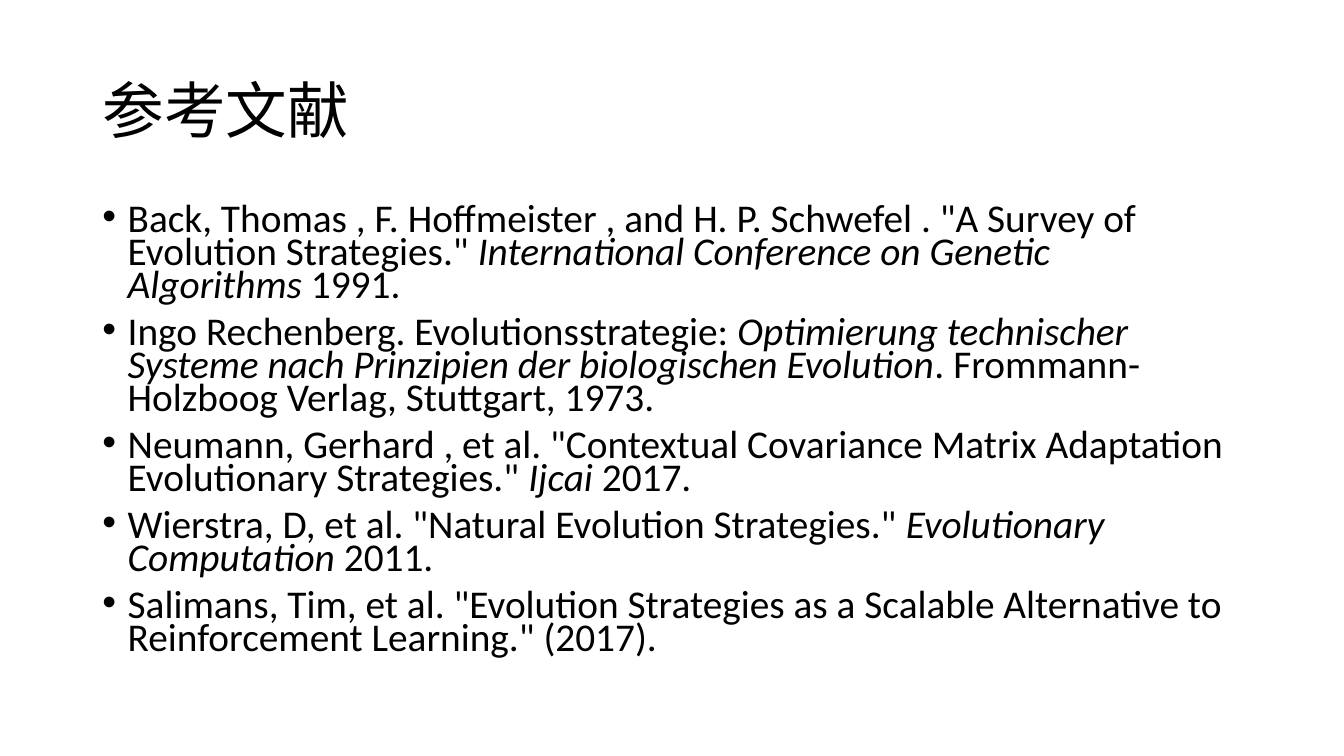
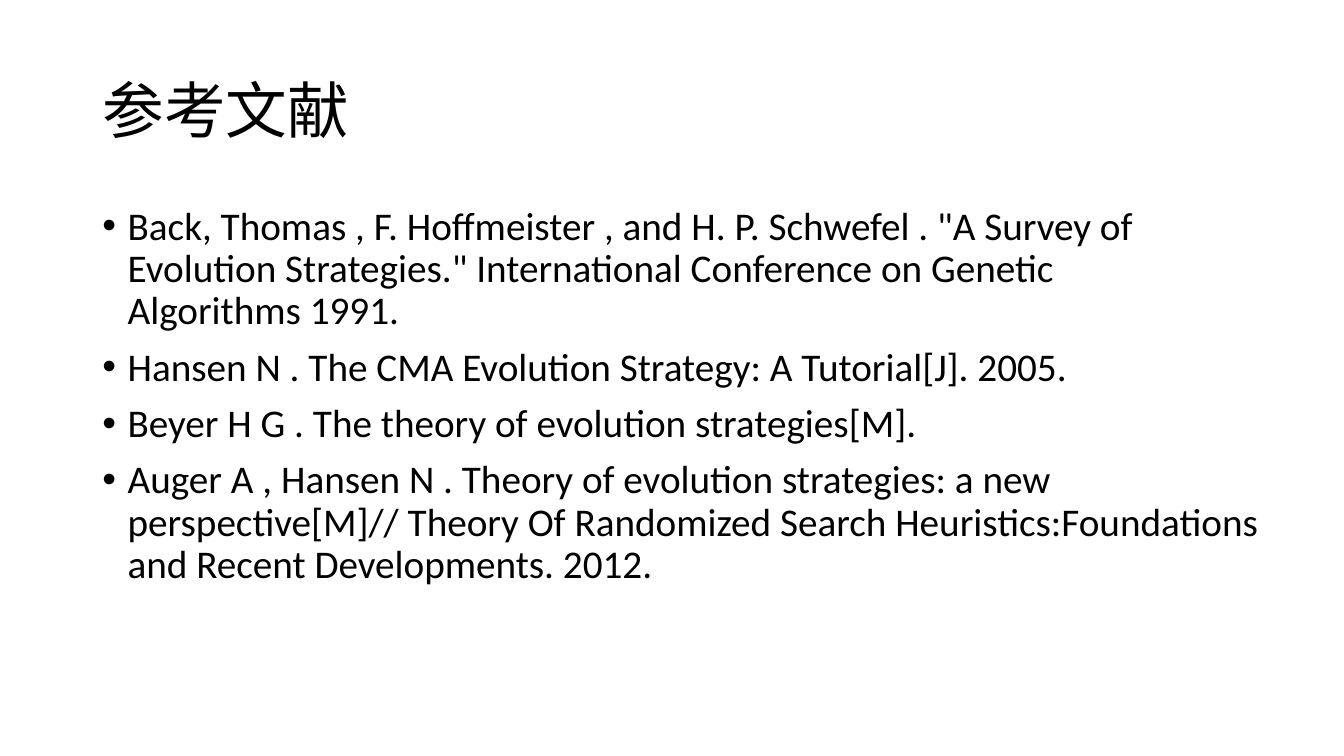
Before and after one commit to likaihz/EAS, a slide deck: slide 17 of LuTao—ES/slides.pptx (slide 3 before the commit). Drawn at 1344x756 pixels with LibreOffice and Linux fonts; fonts in the diff are those of the drawing. Boxes give left, top, right and bottom in pixels: in the first picture for what was removed or moved away, otherwise in the second. Text is boxed around its words. In the diff, an @@ line names an element or a change of style, - is before the commit and + after.

```diff
--- a/LuTao—ES/slides.pptx
+++ b/LuTao—ES/slides.pptx
@@ text at <box>128,212,1133,331</box>: size 28.1 to 28 pt in "Back, Thomas , F. Hoffmeister , and ..."; italic off in "International Conference on Genetic Algorithms"; line spacing 0.7 to 0.9 @@
@@ text at <box>128,352,1258,585</box>: text changed; size 28.1 to 28 pt @@
-• Ingo Rechenberg. Evolutionsstrategie: Optimierung technischer Systeme nach Prinzipien der biologischen Evolution. Frommann-
-  Holzboog Verlag, Stuttgart, 1973.
-• Neumann, Gerhard , et al. "Contextual Covariance Matrix Adaptation Evolutionary Strategies." Ijcai 2017.
-• Wierstra, D, et al. "Natural Evolution Strategies." Evolutionary Computation 2011.
-• Salimans, Tim, et al. "Evolution Strategies as a Scalable Alternative to Reinforcement Learning." (2017).
+• Hansen N . The CMA Evolution Strategy: A Tutorial[J]. 2005.
+• Beyer H G . The theory of evolution strategies[M].
+• Auger A , Hansen N . Theory of evolution strategies: a new perspective[M]// Theory Of Randomized Search Heuristics:Foundations and Recent Developments. 2012.
```
Also in this commit, not shown: 1 other slide changed, 14 slides added, 1 slide removed, 1 other file.
